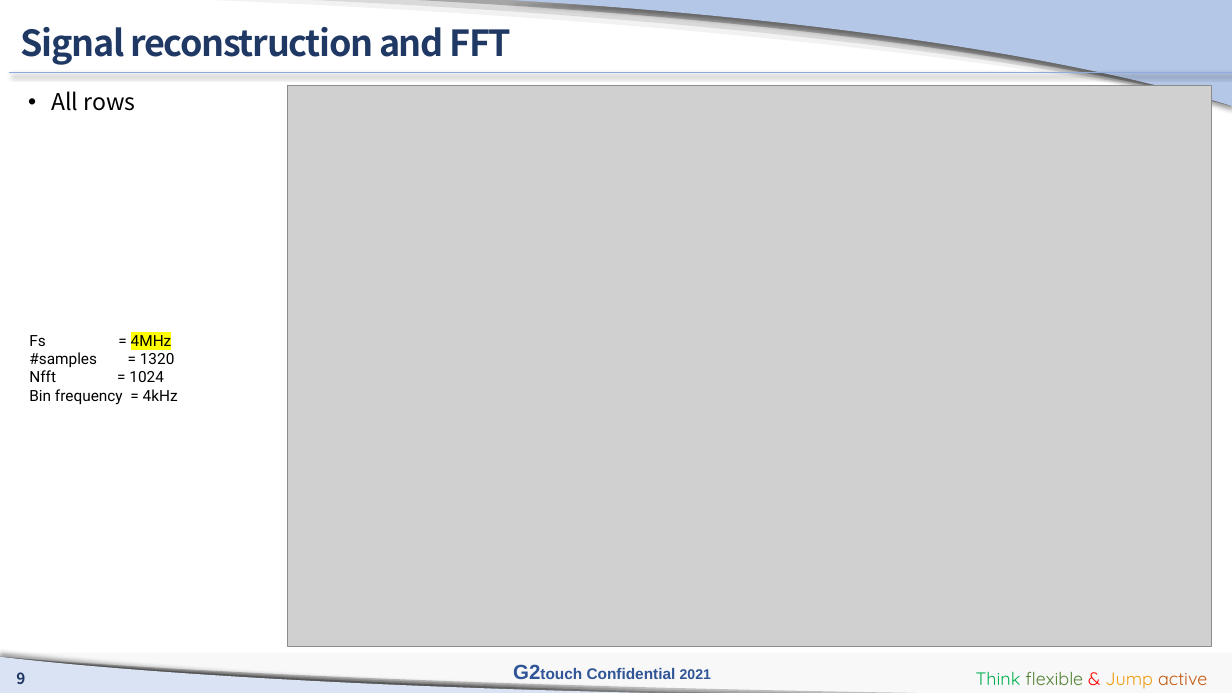
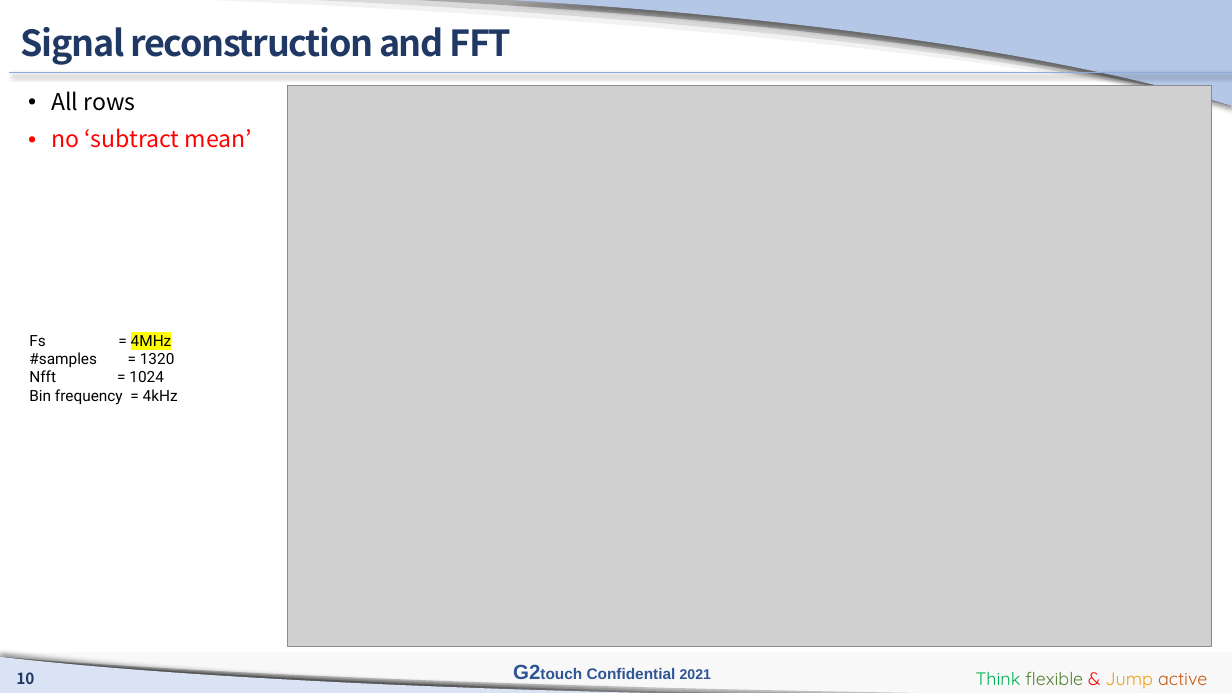
Before and after one commit to manhduc1811/MPP-EVB-ADC-test, a slide deck: slide 10 of G2touch_D2center_mducng_EVB_AFE_Simulation_210202_v2.pptx (slide 9 before the commit). Drawn at 1232x693 pixels with LibreOffice and Linux fonts; fonts in the diff are those of the drawing; grey boxes stand for pictures; background and template pictures are left out. Boxes give left, top, right and bottom in pixels: in the first picture for what was removed or moved away, otherwise in the second. Text is boxed around its words. In the diff, an @@ line names an element or a change of style, - is before the commit and + after.

```diff
--- a/G2touch_D2center_mducng_EVB_AFE_Simulation_210202_v2.pptx
+++ b/G2touch_D2center_mducng_EVB_AFE_Simulation_210202_v2.pptx
@@ text at [51,128,252,148]: paragraph added @@
+• no ‘subtract mean’
@@ page number at [16,672,34,684]: text changed @@
-9
+10
```
Also in this commit, not shown: 11 other slides changed, 3 slides added, 1 other file.
